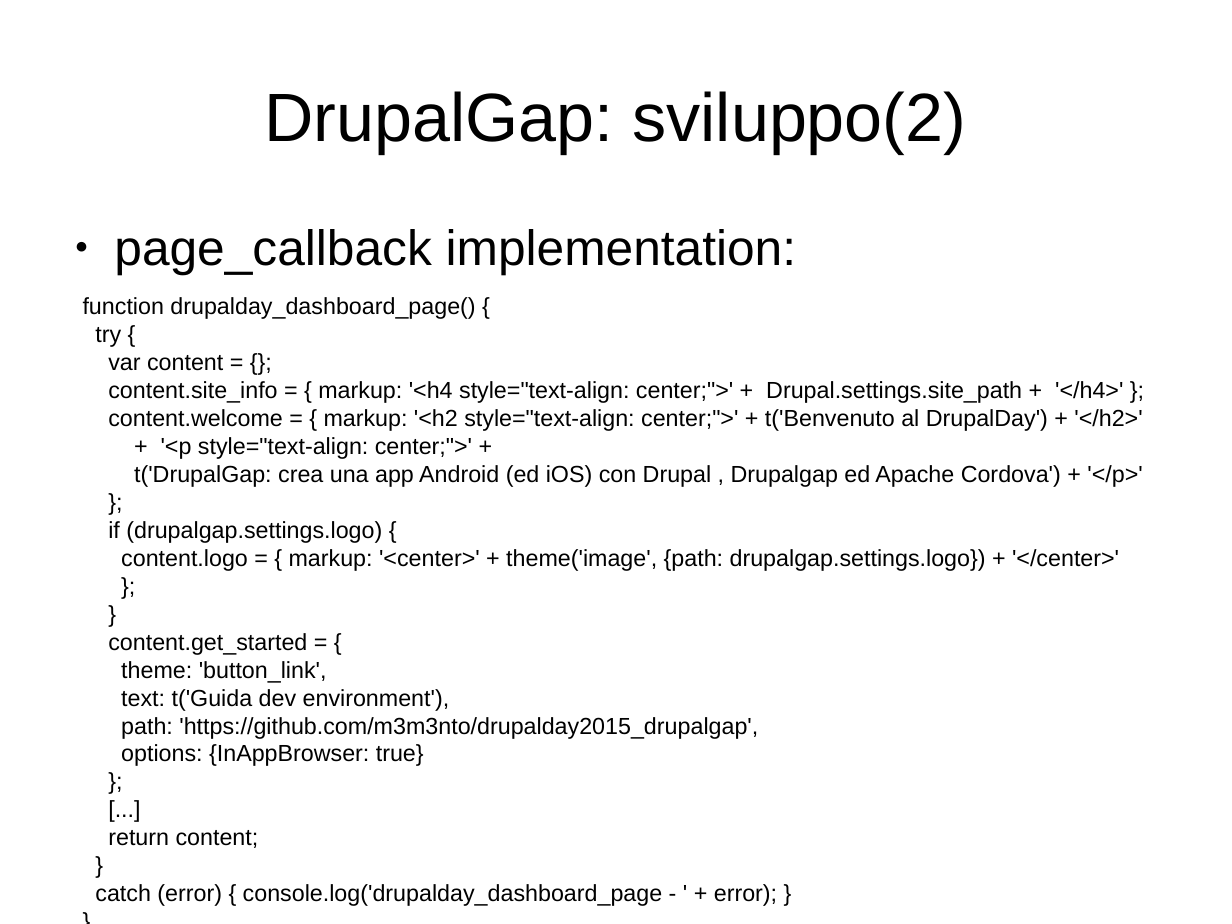
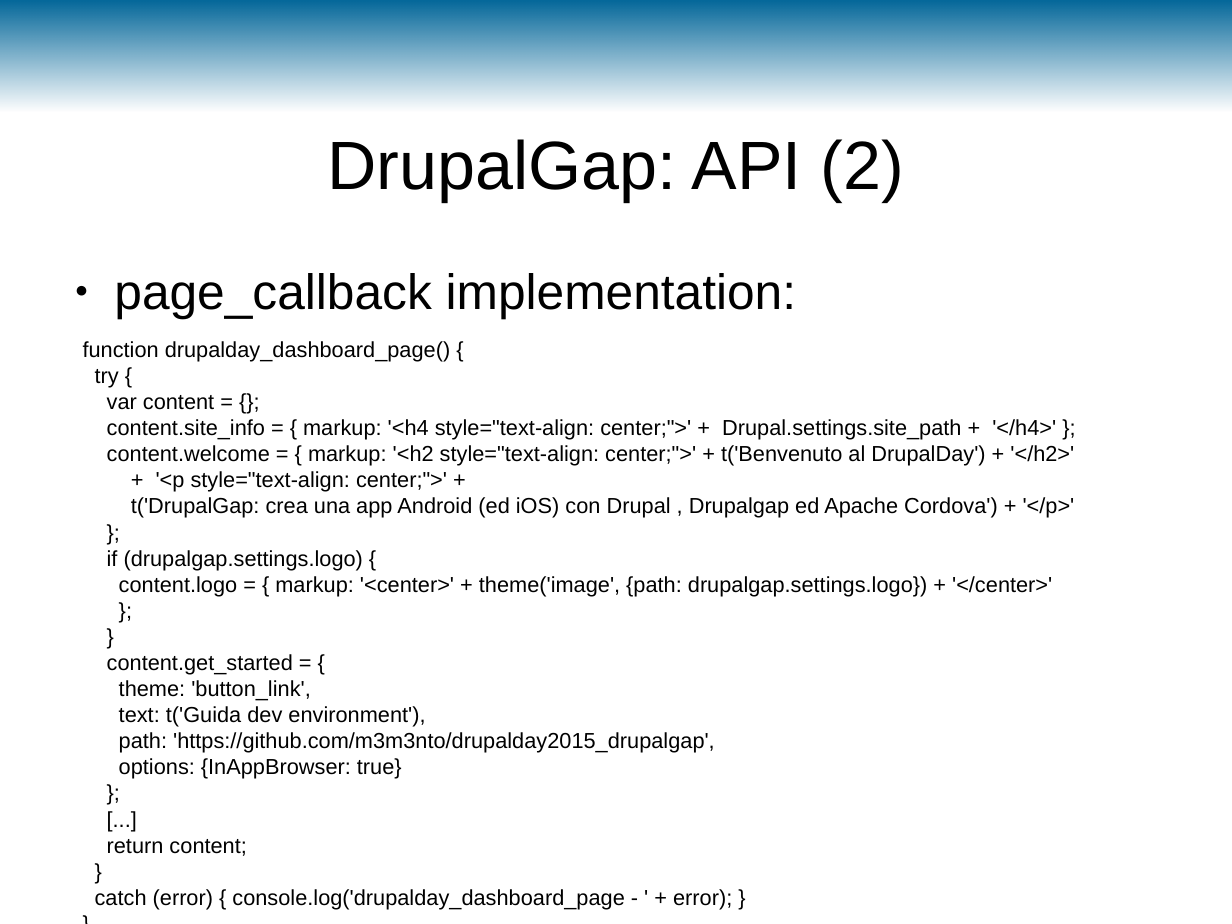
Before and after one commit to m3m3nto/drupalday2015_drupalgap, a slide deck: slide 13 of slide/DDay2015-DrupalGap.odp (slide 12 before the commit). Drawn at 1232x924 pixels with LibreOffice and Linux fonts; fonts in the diff are those of the drawing; background and template pictures are left out. Boxes give left, top, right and bottom in pixels: in the first picture for what was removed or moved away, otherwise in the second. Text is boxed around its words. In the diff, an @@ line names an element or a change of style, - is before the commit and + after.

```diff
--- a/slide/DDay2015-DrupalGap.odp
+++ b/slide/DDay2015-DrupalGap.odp
@@ rectangle added at box(0, 0, 1232, 112), fill gradient #006699 @@
@@ title at box(327, 139, 903, 202): text changed @@
-DrupalGap: sviluppo(2)
+DrupalGap: API (2)
@@ text "page_callback implementation:": place and size @@
-text "page_callback implementation:" at box(114, 229, 796, 275)
+text "page_callback implementation:" at box(114, 273, 796, 319)
@@ text "function drupalday_dashboard_page() {": place and size @@
-text "function drupalday_dashboard_page() {" at box(83, 297, 1142, 906)
+text "function drupalday_dashboard_page() {" at box(83, 341, 1075, 910)
@@ text "function drupalday_dashboard_page() {" at box(83, 341, 1075, 910): size 15 to 14 pt @@
```
Also in this commit, not shown: 11 other slides changed, 4 slides added, 1 slide removed, 4 other files.
